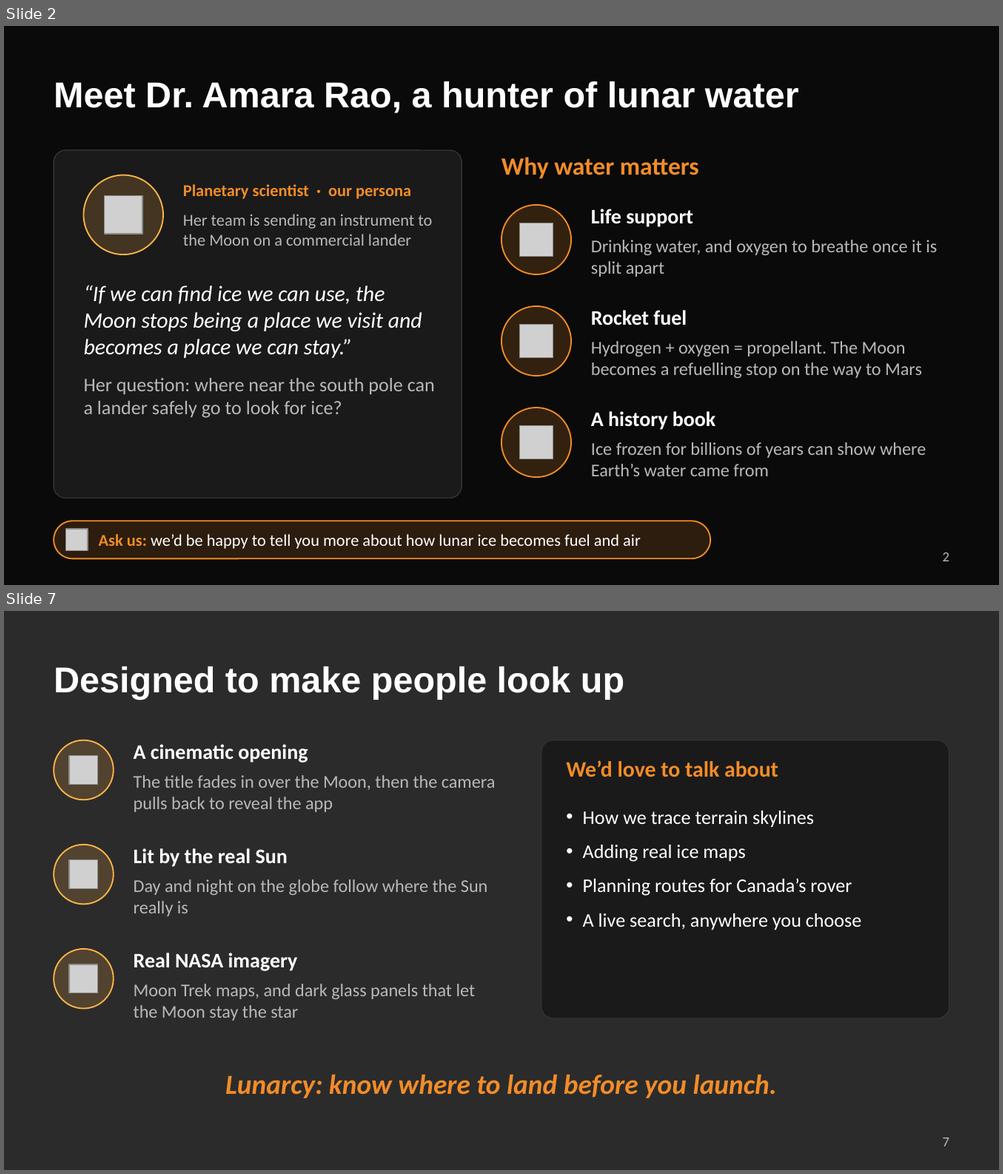
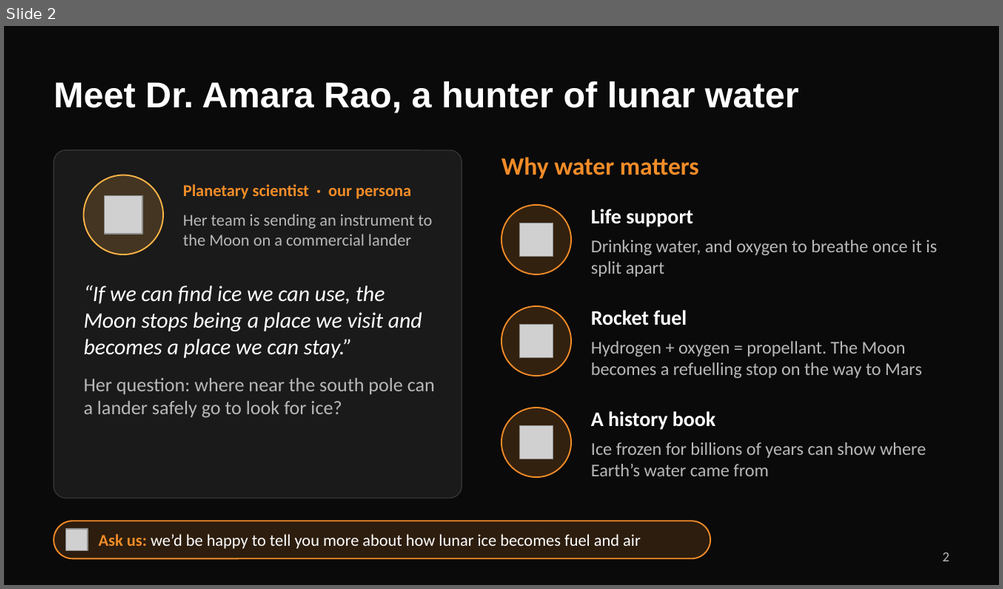
Before and after one commit to McCEwan/Lunarcy, a slide deck: Lunarcy_pitch.pptx. Shown one above the other, each under a label of ours: slides 2 and 7 before the commit, slide 2 after it; the slides between them are not shown. The pictures are 1003x1174 and 1003x589 pixels, drawn with LibreOffice and Linux fonts; fonts in the diff are those of the drawing; grey boxes stand for pictures; background and template pictures are left out; a plain dark background stands for a picture behind light text. Boxes give left, top, right and bottom in pixels: in the first picture for what was removed or moved away, otherwise in the second. Text is boxed around its words. In the diff, an @@ line names an element or a change of style, - is before the commit and + after.

```diff
--- a/Lunarcy_pitch.pptx
+++ b/Lunarcy_pitch.pptx
@@ slide 7 removed at [4, 611, 999, 1170], background picture (left out) @@
@@ title removed at [54, 667, 624, 699] @@
-Designed to make people look up
@@ ellipse removed at [54, 741, 114, 800] @@
@@ rounded rectangle removed at [541, 741, 949, 1019] @@
@@ picture removed at [70, 756, 99, 785] @@
@@ text removed at [134, 744, 307, 763] @@
-A cinematic opening
@@ text removed at [566, 760, 778, 777] @@
-We’d love to talk about
@@ text removed at [134, 775, 495, 812] @@
-The title fades in over the Moon, then the camera pulls back to reveal the app
@@ text removed at [583, 811, 862, 931] @@
-• How we trace terrain skylines
-• Adding real ice maps
-• Planning routes for Canada’s rover
-• A live search, anywhere you choose
@@ ellipse removed at [54, 845, 114, 904] @@
@@ text removed at [134, 849, 287, 867] @@
-Lit by the real Sun
@@ picture removed at [70, 860, 99, 889] @@
@@ text removed at [134, 880, 488, 917] @@
-Day and night on the globe follow where the Sun really is
@@ ellipse removed at [54, 949, 114, 1009] @@
@@ picture removed at [70, 965, 99, 994] @@
@@ text removed at [134, 953, 298, 971] @@
-Real NASA imagery
@@ text removed at [134, 984, 475, 1021] @@
-Moon Trek maps, and dark glass panels that let the Moon stay the star
@@ text removed at [225, 1074, 777, 1099] @@
-Lunarcy: know where to land before you launch.
@@ page number removed at [942, 1138, 949, 1147] @@
-7
```
Also in this commit, not shown: 4 slides changed, 1 slide added, 1 other file.
